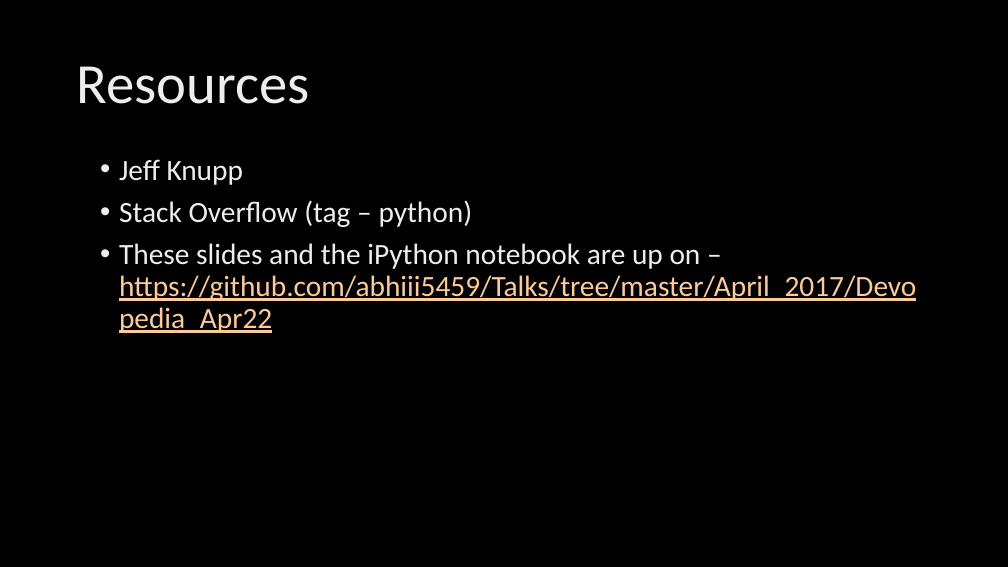
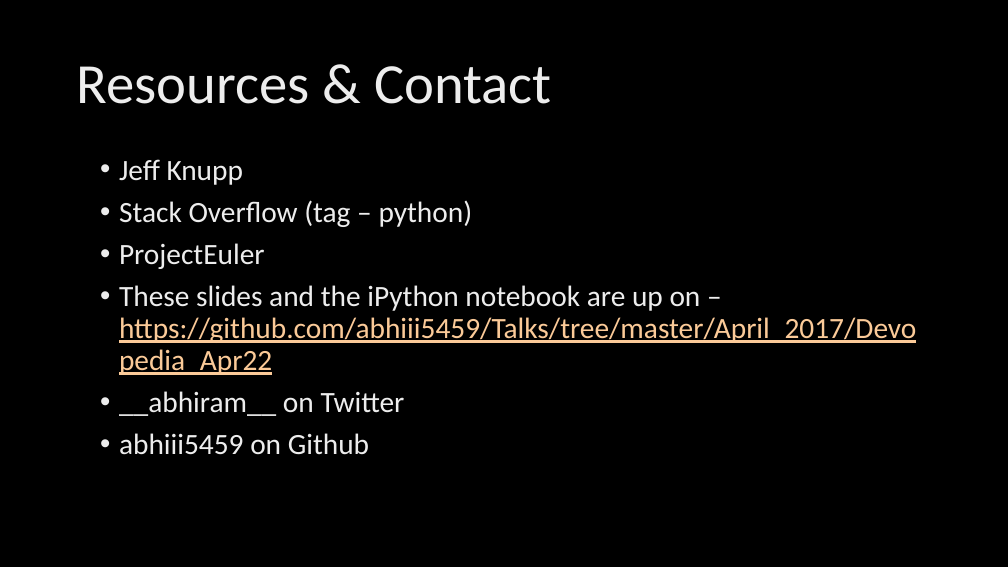
Before and after one commit to abhiii5459/Talks, a slide deck: slide 22 of April_2017/Devopedia_Apr22/Python Talk.pptx. Drawn at 1008x567 pixels with LibreOffice and Linux fonts; fonts in the diff are those of the drawing. Boxes give left, top, right and bottom in pixels: in the first picture for what was removed or moved away, otherwise in the second. Text is boxed around its words. In the diff, an @@ line names an element or a change of style, - is before the commit and + after.

Commit message:
Updated ppt

```diff
--- a/April_2017/Devopedia_Apr22/Python Talk.pptx
+++ b/April_2017/Devopedia_Apr22/Python Talk.pptx
@@ title at (77,66,552,104): text changed @@
-Resources
+Resources & Contact
@@ text at (119,243,265,269): paragraph added @@
+• ProjectEuler
@@ text at (119,391,405,455): paragraphs added @@
+• __abhiram__ on Twitter
+• abhiii5459 on Github
```
Also in this commit, not shown: 1 other slide changed.
